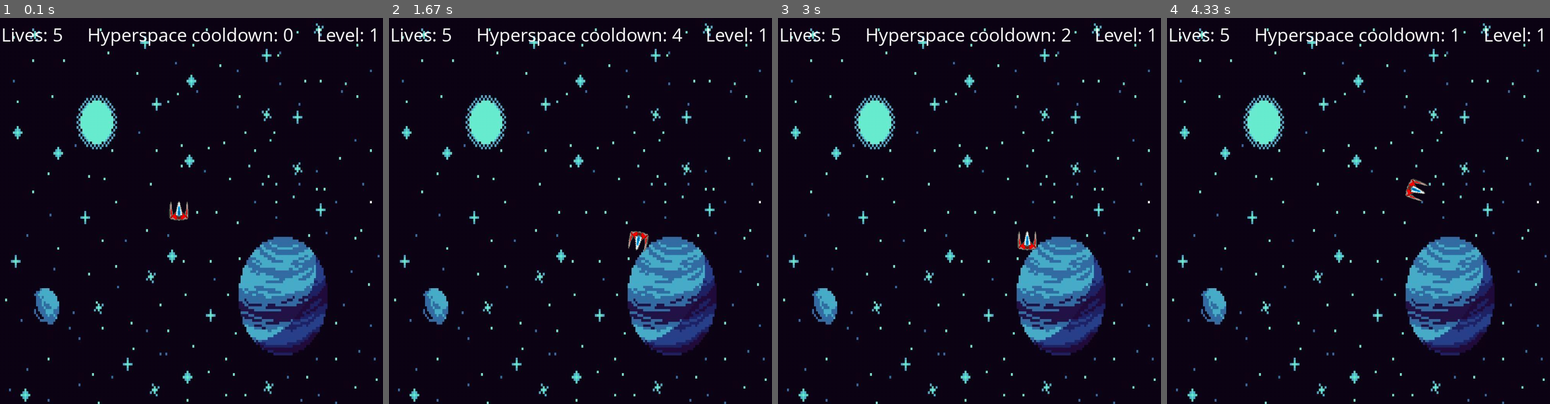
Above: before the commit, frames 1-4 (left to right).
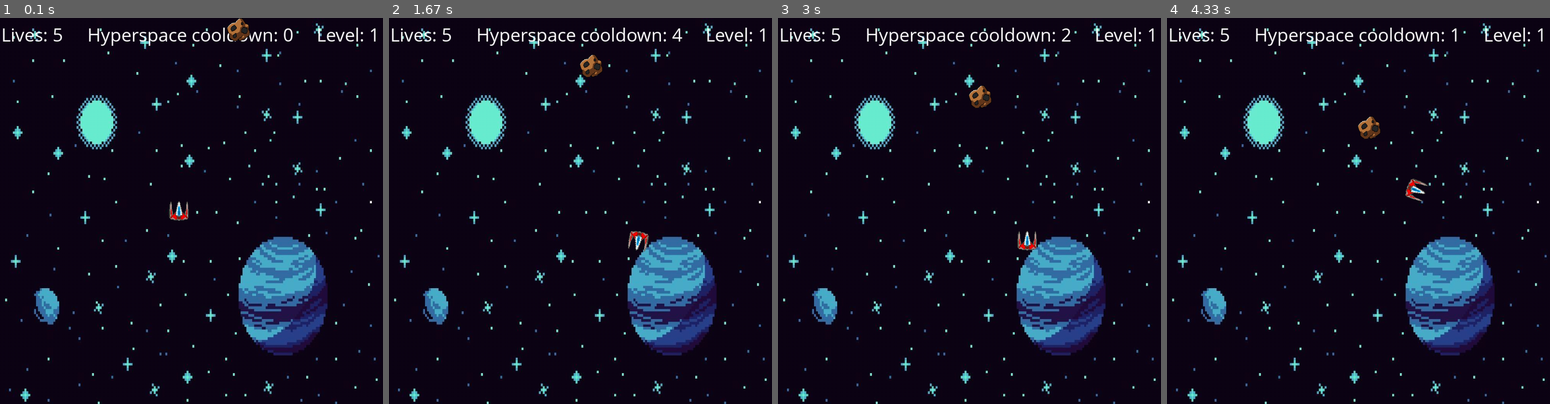
Above: after the commit, the same moments.

Repository: the-bald-lad/Pygame-asteroids
Game: pygame game, started from main.py
Same seed, same stepped clock (60 frames per second), same inputs: the game is played once before the commit and once after it.
Inputs:
- Up to frame 1 (0.1 s): no input
- Up to frame 2 (1.67 s): tap Space at 0.33, 0.73, 1.03, 1.23, 1.57 s; hold D 0.67-1.13 s; hold W 1.17-1.47 s; hold D from 1.5 s (still down)
- Up to frame 3 (3 s): tap Space at 1.87, 2.07, 2.37, 2.63, 2.93 s; release D at 1.97 s; hold A 2-2.53 s; hold A 2.57-2.97 s
- Up to frame 4 (4.33 s): hold W 3-3.37 s; tap Space at 3.07, 3.47, 3.77, 4.13 s; hold D 3.4-4.03 s; hold A from 4.07 s (still down)

The runs differ from the first frame. In frame 1, 0.2% of the frame differs, in the area x 59-66%, y 0-6%; in frame 2, 0.2%; in frame 3, 0.2%; in frame 4, 0.2%.

Commit message:
added asteroid class(which doesn't work yet)

Diff:
--- a/main.py
+++ b/main.py
@@ -9,7 +9,7 @@
 black = (0, 0, 0)
 white = (255, 255, 255)
 
-ASTEROID = p.image.load(os.path.join("assets", "asteroid.png"))
+ASTEROID = p.transform.scale(p.image.load(os.path.join("assets", "asteroid.png")), (60, 60))
 SHIP = p.transform.scale(p.image.load(os.path.join("assets", "ship.png")), (SHIP_SIZE_X, SHIP_SIZE_Y))
 
 BG = p.transform.scale(p.image.load(os.path.join("assets", "background-space.jpg")), (WIDTH, HEIGHT))
@@ -74,25 +74,47 @@
         self.x = randint(0, HEIGHT-self.ship_img.get_width())
 
     def check(self):
-        if self.x - self.ship_img.get_width() > WIDTH:
+        if self.x > WIDTH:
             self.x = 0
         if self.x < 0:
             self.x = WIDTH
-        if self.y - self.ship_img.get_height() > WIDTH:
+        if self.y > WIDTH:
             self.y = 0
         if self.y < 0:
             self.y = HEIGHT
 
+
+class Asteroid:
+    def __init__(self,x, y, health=100):
+        self.x = x
+        self.y = y
+        self.w = ASTEROID.get_width()
+        self.h = ASTEROID.get_height()
+
+        self.health = health
+        self.ast_img = ASTEROID
+
+    def move_to_player(self):
+        if self.x < WIDTH/2:
+            self.x += 1
+            self.y += 1
+        else:
+            self.x -= 1
+            self.y += 1
+
+    def draw(self, window):
+        if not self.x > WIDTH or not self.y > HEIGHT or not self.x < 0 or not self.y < 0:
+            window.blit(self.ast_img, (self.x, self.y))
 
 def main():
     running = True
     FPS = 60
     level, lives = 1, 5
     m_font = p.font.SysFont("opensans", 50)
-    player_vel = 0
     hyper_cooldown = 0
 
     player = Ship(WIDTH/2 - 30, HEIGHT/2)
+    ast = Asteroid(randint(0, WIDTH), randint(-10, 0))
 
     clock = p.time.Clock()
 
@@ -110,6 +132,7 @@
         DIS.blit(hyper_label, (WIDTH/2 - hyper_label.get_width()/2, 10))
 
         player.draw(DIS)
+        ast.draw(DIS)
 
         p.display.update()
 
@@ -133,7 +156,9 @@
         if keys[p.K_SPACE] and hyper_cooldown <= 0: # hyperspace
             player.hyper_space()
             player.move_forward()
-            hyper_cooldown = 60*5
+            hyper_cooldown = FPS*5
+
+        ast.move_to_player()
 
         player.check()
 
